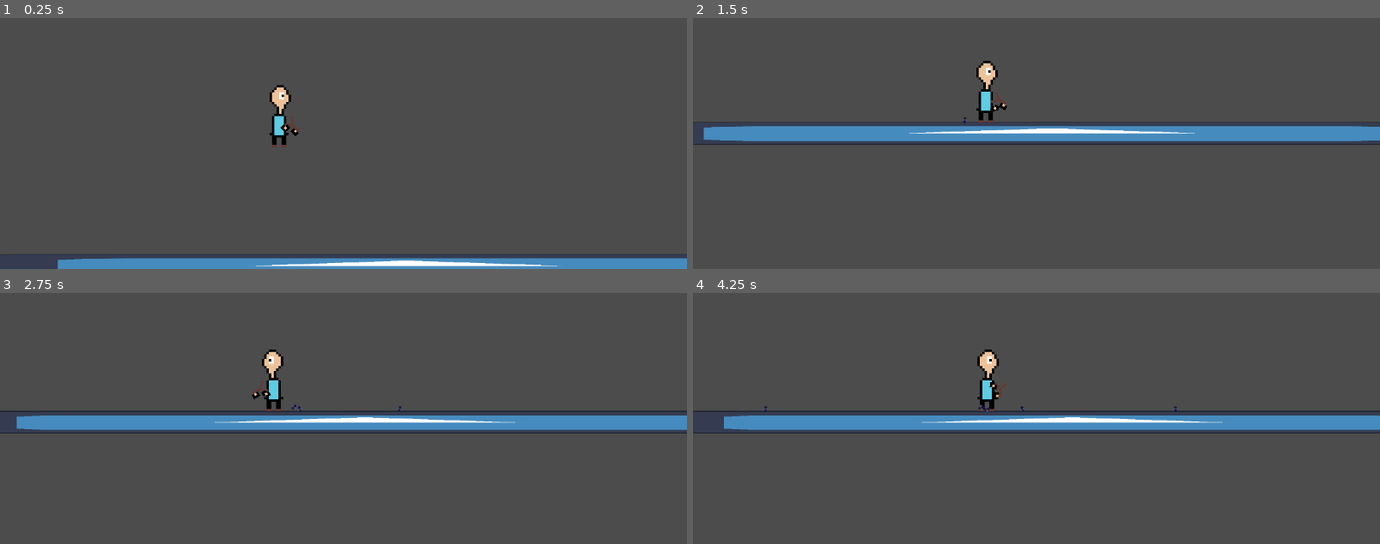
Above: before the commit, frames 1-4 (two rows, left to right).
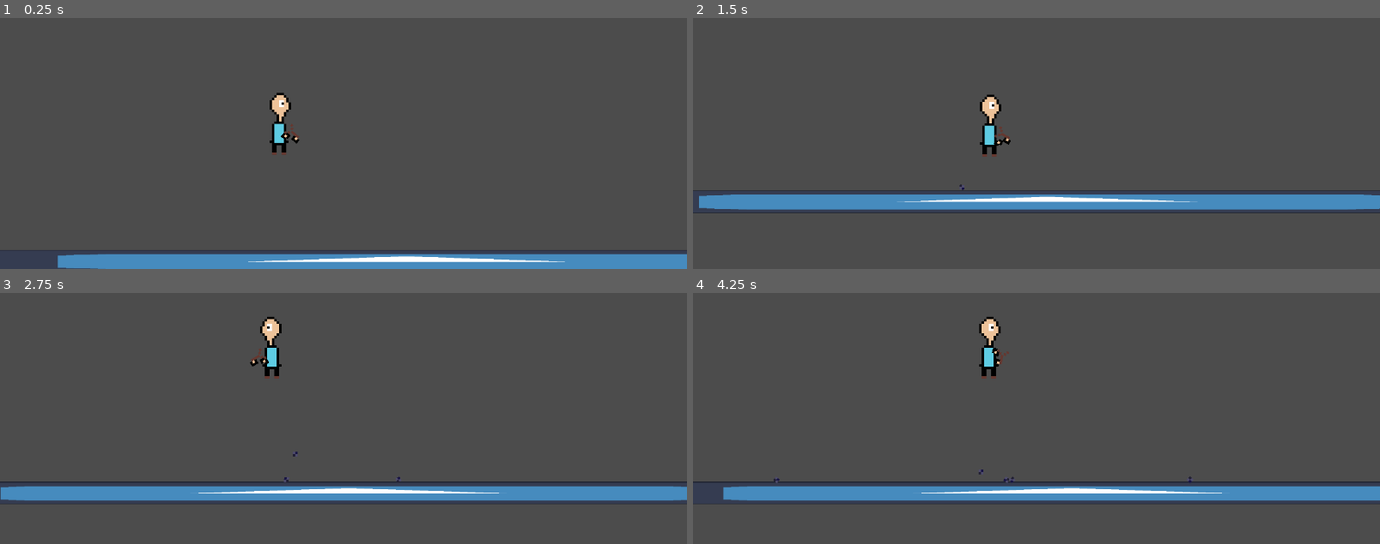
Above: after the commit, the same moments.

Repository: abc-is-here/protect-with-stones
Game: Godot game, scene res://scenes/world.tscn
Same seed, same stepped clock (60 frames per second), same inputs: the game is played once before the commit and once after it. The engine's default icon, where the game draws it, is replaced by a stand-in: a white triangle on a blue panel in a dark square.
Inputs (mouse positions are in pixels of both pictures, inside the frame that each line leads up to):
- Up to frame 1 (0.25 s): no input
- Up to frame 2 (1.5 s): tap Enter at 0.5 s; move the mouse to (1187, 58) at 0.52 s; hold Right (right) 0.53-1.25 s; tap Space (jump) at 0.6, 0.77, 1.07 s; click (1187, 58) at 0.67 s; drag from (899, 95) to (1002, 153) at 1.27 s
- Up to frame 3 (2.75 s): move the mouse to (outside the picture) at 2.02 s; hold Left (left) from 2.03 s (still down); tap Space (jump) at 2.1 s; click (outside the picture) at 2.17 s
- Up to frame 4 (4.25 s): release Left (left) at 2.75 s; drag from (1002, 428) to (830, 293) at 2.77 s; move the mouse to (1242, 408) at 3.52 s; hold Right (right) from 3.53 s (still down); tap Space (jump) at 3.6, 3.77, 4.07 s; click (1242, 408) at 3.67 s

The runs differ from the first frame. In frame 1, 3.9% of the frame differs, in the area x 0-100%, y 26-100%; in frame 2, 14%; in frame 3, 15%, in the area x 0-100%, y 9-84%; in frame 4, 14%.

Commit message:
added zoom mechanic

Diff:
--- /dev/null
+++ b/scenes/box_rope.tscn
@@ -0,0 +1,5 @@
+[gd_scene format=3 uid="uid://d2k2yemhvvjdt"]
+
+[node name="BoxRope" type="Node2D"]
+
+[node name="RigidBody2D" type="RigidBody2D" parent="."]
--- a/scripts/player.gd
+++ b/scripts/player.gd
@@ -4,12 +4,16 @@
 @export var charge_speed: float = 10.0
 @export var shoot_power: float = 100.0
 
-@export var speed: float = 160
+@export var speed: float = 200
 @export var acc:int = 5
 @export var dcc: int = 3
-@export var jump_speed: int = -speed*2
+@export var jump_speed: int = -speed*3
 @export var gravity: float = speed*5
 @export var fall_factor: float = 3.0
+
+@export var zoom_min: Vector2 = Vector2(0.5000001, 0.5000001)
+@export var zoom_max: Vector2 = Vector2(2.5000001, 2.5000001)
+@export var zoom_speed: Vector2 = Vector2(0.1000001, 0.1000001)
 
 @onready var slingshot: Sprite2D = $AnimatedSprite2D/Slingshot
 @onready var hand_above: Sprite2D = $AnimatedSprite2D/Slingshot/HandAbove
@@ -18,6 +22,7 @@
 @onready var jump_buffer_timer: Timer = $JumpBufferTimer
 @onready var coyote_timer: Timer = $CoyoteTimer
 @onready var hand_above_pos_mark: Marker2D = $AnimatedSprite2D/Slingshot/hand_above_pos
+@onready var camera: Camera2D = $Camera2D
 
 var hand_above_pos: Vector2
 var cur_pull: float = 0.0
@@ -112,3 +117,20 @@
 				cur_state = State.IDLE
 			else:
 				cur_state = State.WALK
+
+func _input(event: InputEvent) -> void:
+	var zoom_change := 0.0
+
+	if event is InputEventMouseButton:
+		if event.button_index == MOUSE_BUTTON_WHEEL_UP and event.pressed:
+			zoom_change = -0.1
+		elif event.button_index == MOUSE_BUTTON_WHEEL_DOWN and event.pressed:
+			zoom_change = 0.1
+
+	elif event is InputEventPanGesture:
+		zoom_change = event.delta.y * 0.01
+
+	if zoom_change != 0.0:
+		var zoom = camera.zoom.x
+		zoom = clampf(zoom + zoom_change, zoom_min.x, zoom_max.x)
+		camera.zoom = Vector2(zoom, zoom)
